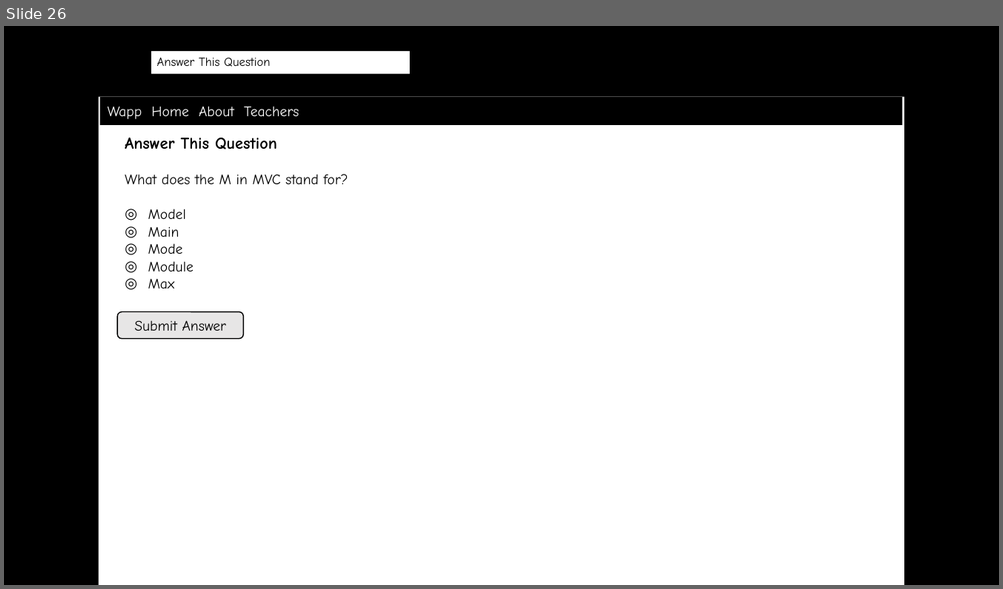
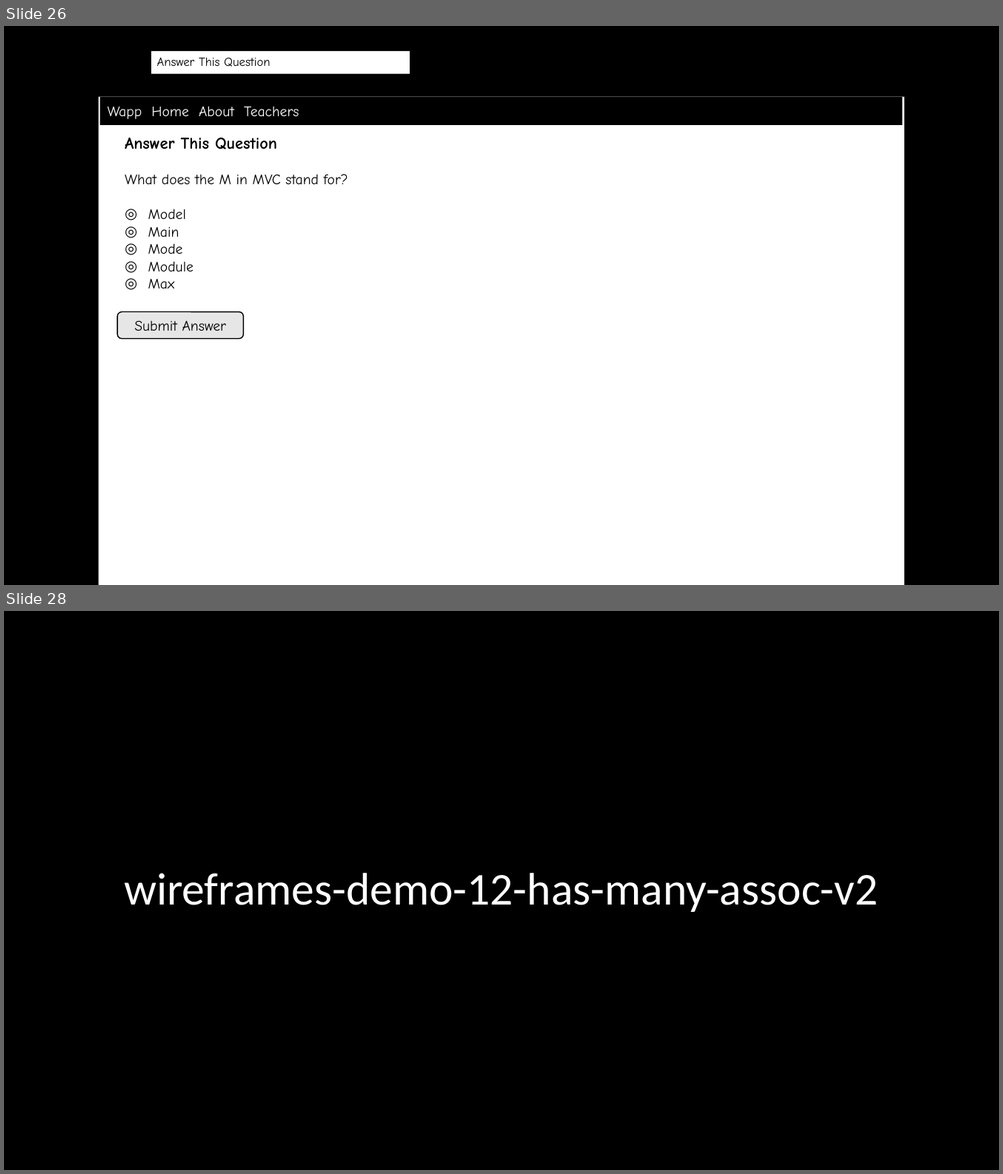
Before and after one commit to scott-fleming/wapp, a slide deck: docs/wireframes.pptx. Shown one above the other, each under a label of ours: slide 26 before the commit, slides 26 and 28 after it; the slides between them are not shown. The pictures are 1003x589 and 1003x1174 pixels, drawn with LibreOffice and Linux fonts; fonts in the diff are those of the drawing; background and template pictures are left out. Boxes give left, top, right and bottom in pixels: in the first picture for what was removed or moved away, otherwise in the second. Text is boxed around its words. In the diff, an @@ line names an element or a change of style, - is before the commit and + after.

Commit message:
Updated class diagrams and wireframes

```diff
--- a/docs/wireframes.pptx
+++ b/docs/wireframes.pptx
@@ slide 28 added at (x1=4, y1=611, x2=999, y2=1170), background picture (left out); not listed: 1 template element that a slide beside it also shows @@
@@ rectangle added at (x1=4, y1=611, x2=999, y2=1170), fill #000000 @@
@@ title added at (x1=124, y1=873, x2=877, y2=912), 44 pt, text #FFFFFF @@
+wireframes-demo-12-has-many-assoc-v2
```
Also in this commit, not shown: 6 slides changed, 1 other slide added, 4 other files.
